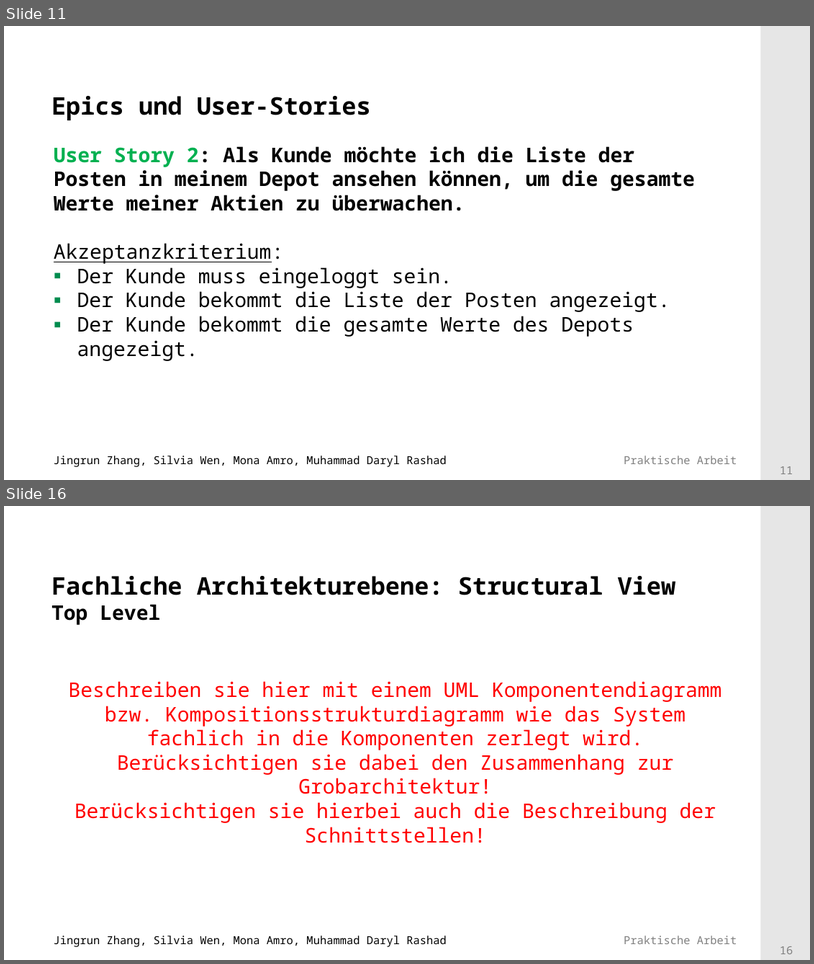
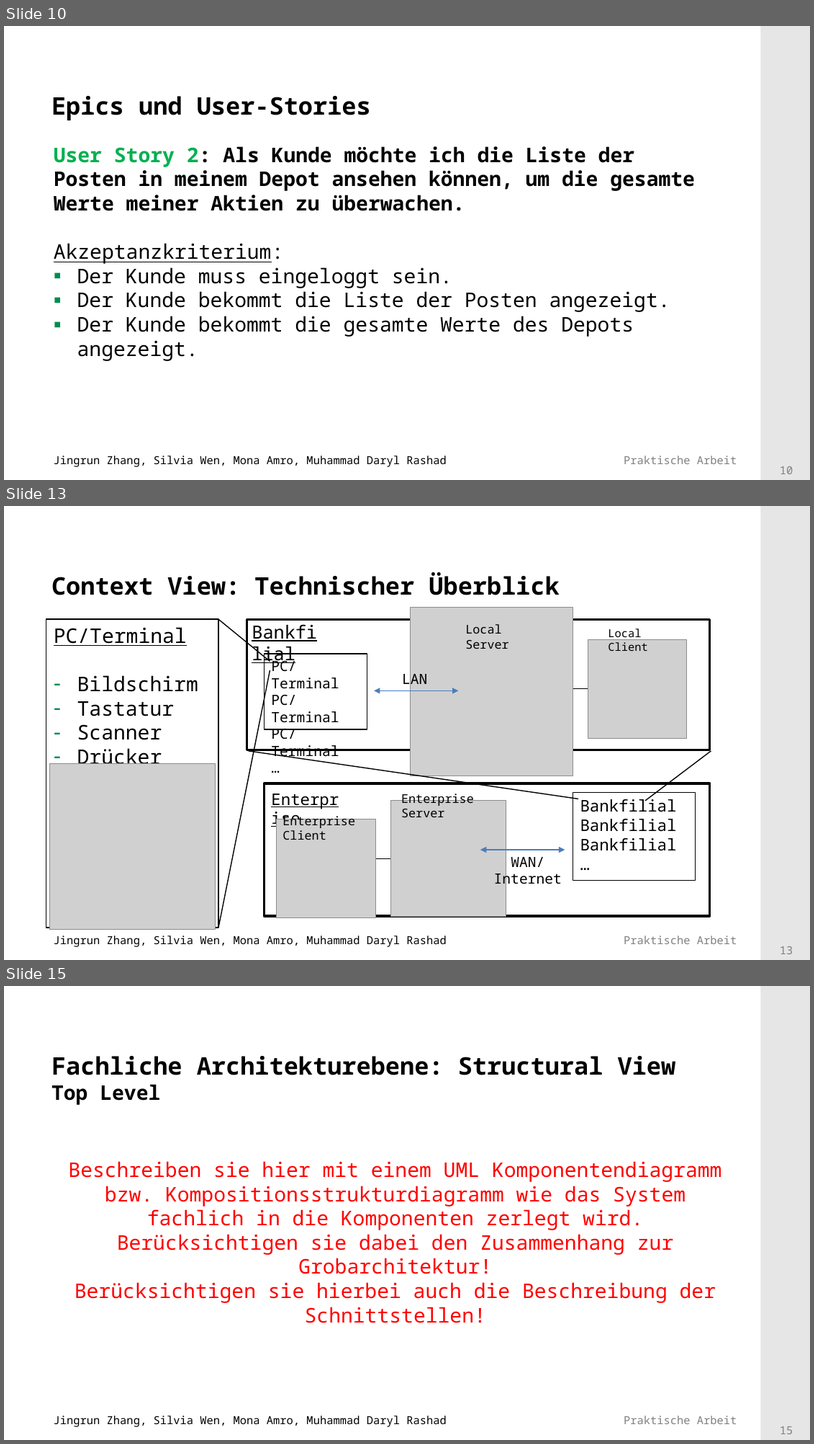
Before and after one commit to Mufasaxi/SimpleBank, a slide deck: architecture/Vorlage_Praesentation_2022 _2_2_OOD.pptx. Shown one above the other, each under a label of ours: slides 11 and 16 before the commit, slides 10, 13 and 15 after it; the slides between them are not shown. The pictures are 814x964 and 814x1444 pixels, drawn with LibreOffice and Linux fonts; fonts in the diff are those of the drawing; grey boxes stand for pictures; background and template pictures are left out. Boxes give left, top, right and bottom in pixels: in the first picture for what was removed or moved away, otherwise in the second. Text is boxed around its words. In the diff, an @@ line names an element or a change of style, - is before the commit and + after.

```diff
--- a/architecture/Vorlage_Praesentation_2022 _2_2_OOD.pptx
+++ b/architecture/Vorlage_Praesentation_2022 _2_2_OOD.pptx
@@ slide 13 added at <box>4,506,810,960</box>, background #FFFFFF; not listed: 4 template elements that a slide beside it also shows @@
@@ title added at <box>52,572,560,595</box>, 24 pt, text #000000, bold @@
+Context View: Technischer Überblick
@@ picture added at <box>411,608,574,776</box> @@
@@ text added at <box>46,619,218,927</box>, outline #000000 1 pt, 20 pt, text #000000 @@
+PC/Terminal
+– Bildschirm
+– Tastatur
+– Scanner
+– Drücker
@@ line added from (219, 619) to (270, 662), #000000 1 pt @@
@@ text added at <box>245,617,333,646</box>, 18 pt, text #000000, underline @@
+Bankfilial
@@ rectangle added at <box>247,619,710,750</box>, outline #000000 2 pt @@
@@ text added at <box>466,624,509,649</box>, 12 pt, text #000000 @@
+Local Server
@@ text added at <box>608,628,648,651</box>, 11 pt, text #000000 @@
+Local Client
@@ rectangle added at <box>265,654,368,728</box>, outline #000000 1 pt, 14 pt, text #000000 @@
+PC/Terminal
+PC/Terminal
+PC/Terminal
+…
@@ picture added at <box>589,639,687,739</box> @@
@@ line added from (219, 927) to (270, 670), #000000 1 pt @@
@@ text added at <box>402,670,427,688</box>, 14 pt, text #000000 @@
+LAN
@@ double arrow added from (374, 690) to (458, 690), #4B7EBC 0.75 pt @@
@@ line added from (522, 689) to (609, 689), #000000 1 pt @@
@@ picture added at <box>50,764,215,929</box> @@
@@ line added from (579, 798) to (249, 751), #000000 1 pt @@
@@ line added from (646, 800) to (712, 751), #000000 1 pt @@
@@ rectangle added at <box>265,783,710,916</box>, outline #000000 2.25 pt @@
@@ picture added at <box>391,800,507,917</box> @@
@@ text added at <box>401,791,474,806</box>, 16 pt, text #000000, underline @@
+Enterprise
@@ rectangle added at <box>573,792,695,880</box>, outline #000000 1 pt, 16 pt, text #000000 @@
+Bankfilial
+Bankfilial
+Bankfilial
+…
@@ picture added at <box>277,818,376,918</box> @@
@@ text added at <box>283,814,355,839</box>, 12 pt, text #000000 @@
+Enterprise Client
@@ text added at <box>401,808,445,817</box>, 12 pt, text #000000 @@
+Enterprise Server
@@ double arrow added from (481, 849) to (565, 849), #4B7EBC 0.75 pt @@
@@ line added from (341, 859) to (468, 859), #000000 1 pt @@
@@ text added at <box>494,857,562,888</box>, 14 pt, text #000000 @@
+WAN/
+Internet
@@ what was slide 11 is now slide 10 @@
@@ page number at <box>780,466,793,474</box>: text changed @@
-11
+10
@@ what was slide 16 is now slide 15 @@
@@ page number at <box>780,1426,793,1434</box>: text changed @@
-16
+15
```
Also in this commit, not shown: 4 slides changed, 2 other slides added, 5 slides removed, 5 other files.
